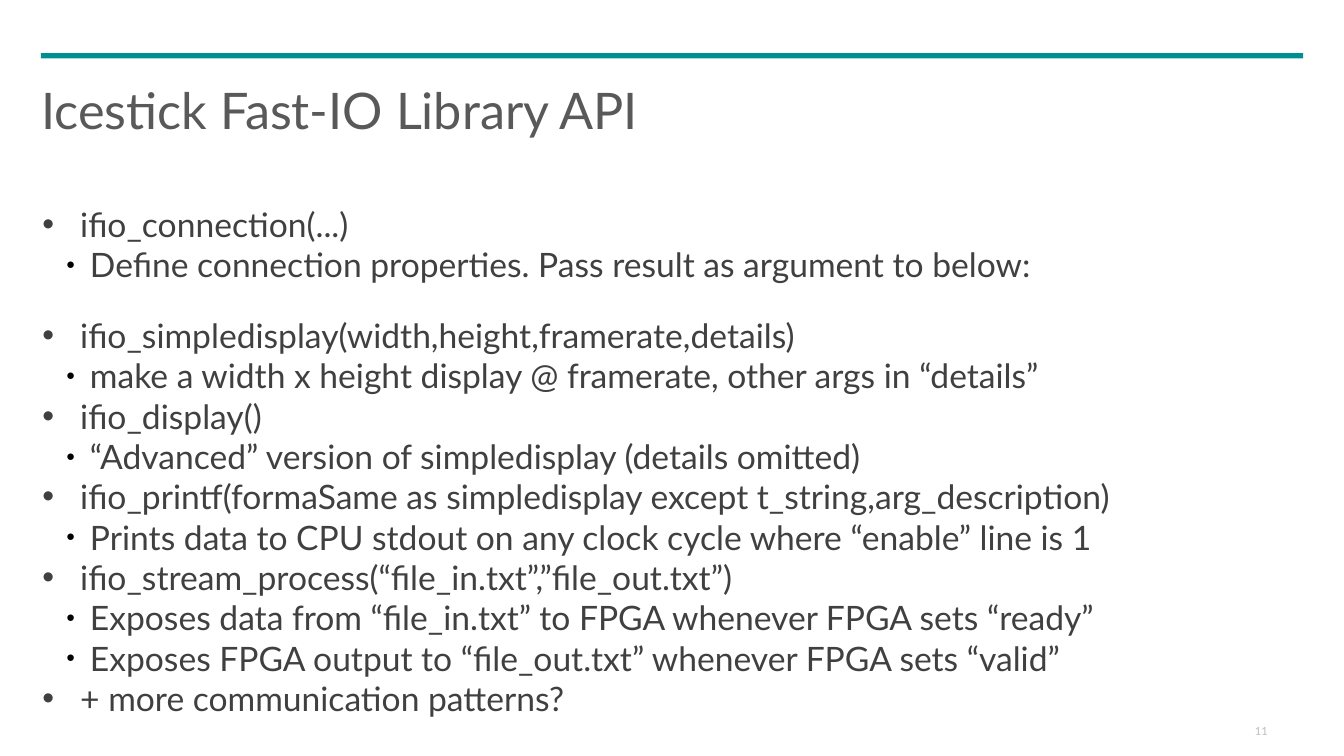
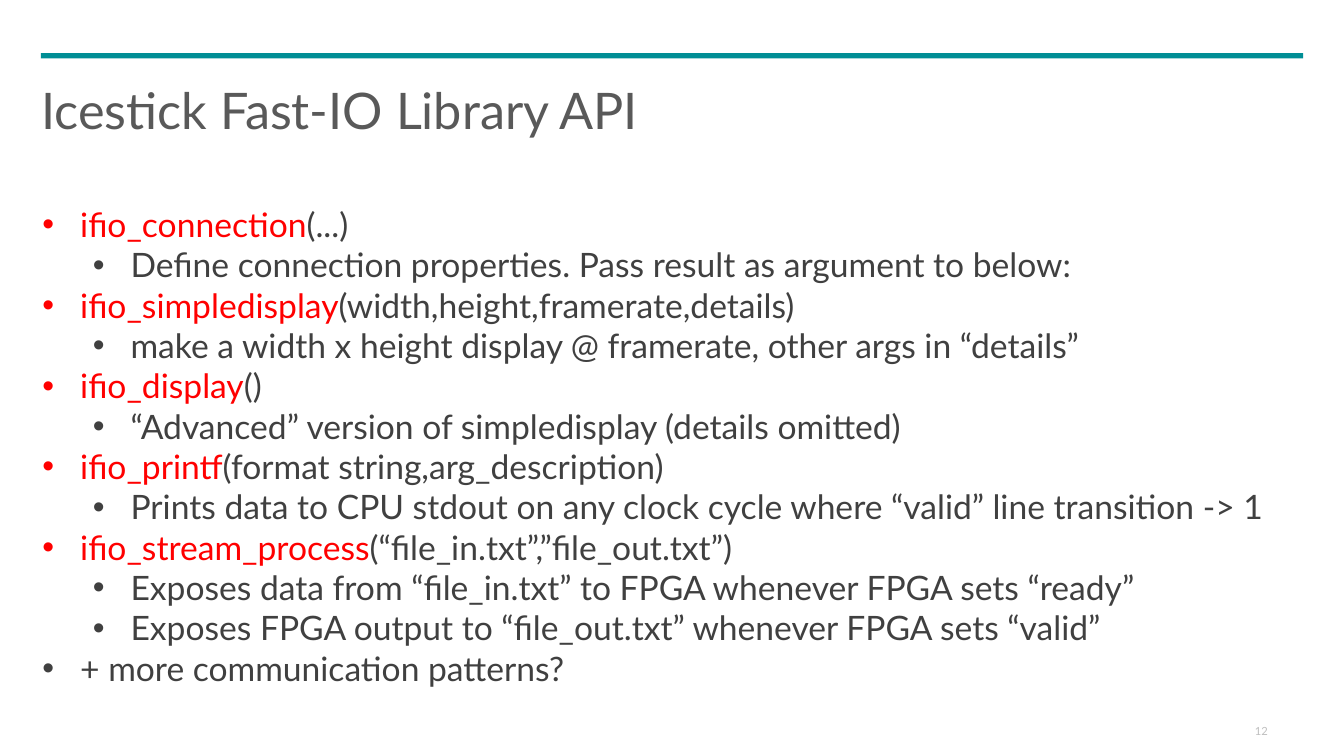
Before and after one commit to bjmnbraun/icestick_fastio, a slide deck: slide 12 of workdir/fastio_midpoint_presentation.pptx (slide 11 before the commit). Drawn at 1344x756 pixels with LibreOffice and Linux fonts; fonts in the diff are those of the drawing. Boxes give left, top, right and bottom in pixels: in the first picture for what was removed or moved away, otherwise in the second. Text is boxed around its words. In the diff, an @@ line names an element or a change of style, - is before the commit and + after.

Commit message:
Updated presentation

```diff
--- a/workdir/fastio_midpoint_presentation.pptx
+++ b/workdir/fastio_midpoint_presentation.pptx
@@ text at box(80, 211, 1135, 646): text colour #404040 to #FF0000 in "ifio_connection(...)", "ifio_simpledisplay(width,height,framerate,details)", "ifio_display()", "ifio_stream_process(“file_in.txt”,”file_out.txt”)"; bullet ● to • @@
@@ text at box(80, 453, 1263, 525): text changed @@
-• ifio_printf(formaSame as simpledisplay except t_string,arg_description)
-  ● Prints data to CPU stdout on any clock cycle where “enable” line is 1
+• ifio_printf(format string,arg_description)
+  • Prints data to CPU stdout on any clock cycle where “valid” line transition -> 1
```
Also in this commit, not shown: 2 other slides changed.
